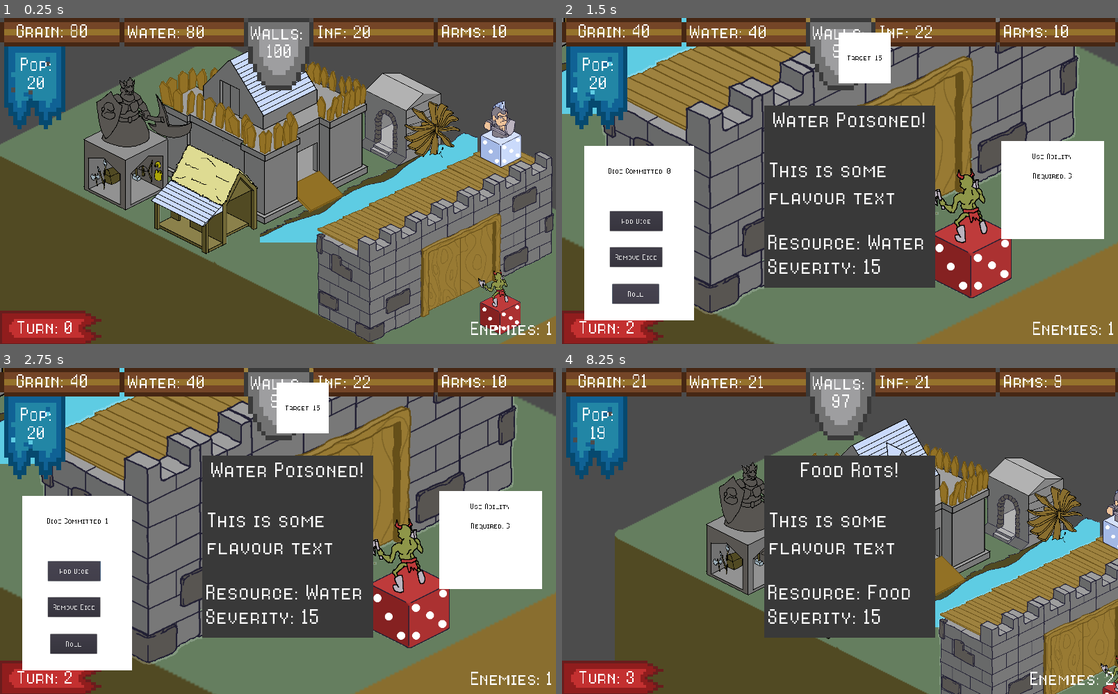
Above: before the commit, frames 1-4 (two rows, left to right).
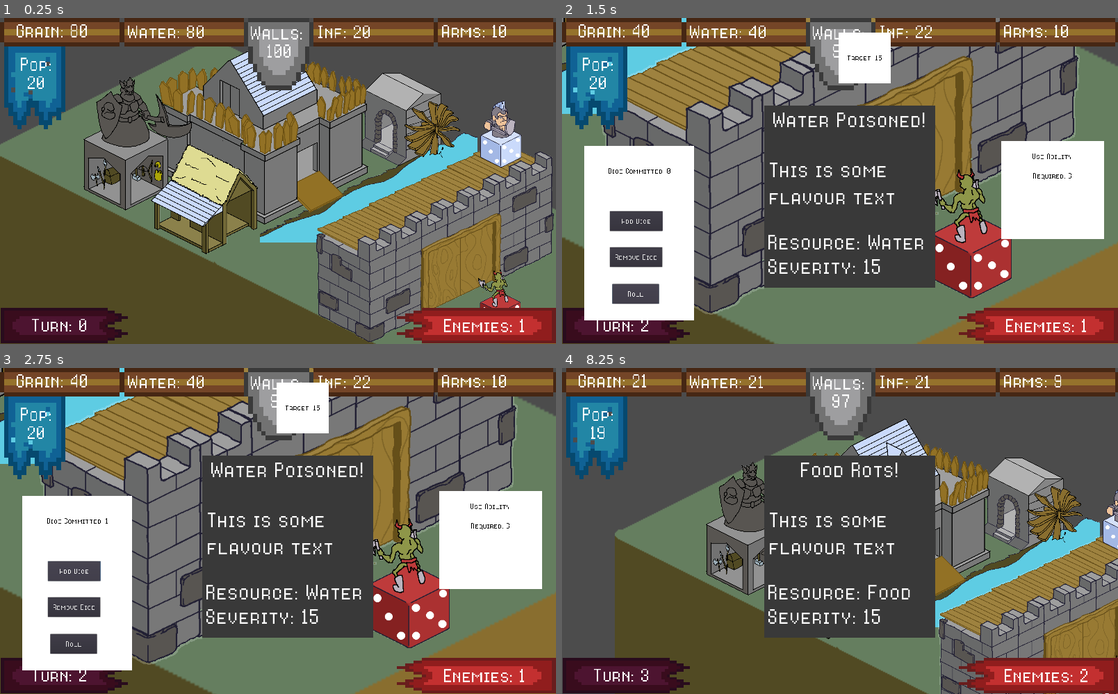
Above: after the commit, the same moments.

Repository: CapsCollective/rng-stronghold
Game: Godot game, scene res://scenes/main.tscn
The game is run twice, just before and just after one commit, with the same random seed, the same clock (stepped at 60 frames per second) and the same inputs.
Inputs (mouse positions are in pixels of both pictures, inside the frame that each line leads up to):
- Up to frame 1 (0.25 s): no input
- Up to frame 2 (1.5 s): tap Enter (ui_accept) at 0.5, 0.77 s; move the mouse to (1006, 174) at 0.52 s; press the mouse at (1006, 174) at 0.53 s; release the mouse at (1006, 174) at 1.25 s; click "Roll" at 1.25 s
- Up to frame 3 (2.75 s): click "Add Dice" at 2 s
- Up to frame 4 (8.25 s): click "Remove Dice" at 2.75 s; click "Roll" at 3.5 s; click "Add Dice" at 4.25 s; click "Remove Dice" at 5 s; click "Roll" at 5.75 s; click "Add Dice" at 6.5 s; click "Remove Dice" at 7.25 s; tap Enter (ui_accept) at 8 s; move the mouse to (840, 531) at 8.02 s; right-click (840, 531) at 8.1 s; click (840, 531) at 8.17 s

The runs differ from the first frame. In frame 1, 5.0% of the frame differs, in the area x 0-100%, y 88-100%; in frame 2, 4.5%; in frame 3, 4.5%; in frame 4, 5.1%.

Commit message:
Cleaned up UI further

Diff:
--- a/scenes/building_interface.tscn
+++ b/scenes/building_interface.tscn
@@ -140,4 +140,4 @@
 position = Vector2( 495.679, 554.158 )
 
 [node name="CollisionPolygon2D" type="CollisionPolygon2D" parent="DiceRoller/StaticBody2D"]
-polygon = PoolVector2Array( 131.343, -209.244, 117.158, 846.49, 1420.11, 848.516, 1428.21, -231.534, 1412, -233.56, 1395.79, 818.12, 137.422, 822.173, 153.633, -193.033, 1383.63, -201.139, 1379.58, -219.376 )
+polygon = PoolVector2Array( 131.343, -209.244, 117.158, 846.49, 1909.11, 849.883, 1899.43, 453.095, 1439.05, 450.33, 1441.81, -218.818, 1415.54, -220.2, 1404.48, 472.451, 1880.07, 471.068, 1885.61, 824.997, 137.422, 822.173, 153.633, -193.033, 1383.63, -201.139, 1379.58, -219.376 )
--- a/scenes/resource_bar.tscn
+++ b/scenes/resource_bar.tscn
@@ -23,25 +23,33 @@
 texture = ExtResource( 2 )
 
 [node name="Turn Banner" type="Sprite" parent="."]
-position = Vector2( 92.9961, 571.069 )
-scale = Vector2( 2.47745, 2.47745 )
+position = Vector2( 877.195, 566.26 )
+scale = Vector2( 3.86046, 2.47745 )
+texture = ExtResource( 3 )
+flip_h = true
+
+[node name="Turn Banner2" type="Sprite" parent="."]
+self_modulate = Color( 0.396078, 0.419608, 1, 1 )
+position = Vector2( 118.758, 566.26 )
+scale = Vector2( 3.08309, 2.47745 )
 texture = ExtResource( 3 )
 
 [node name="TurnLabel" type="Label" parent="."]
-margin_left = 30.0
-margin_top = 548.0
-margin_right = 238.0
-margin_bottom = 619.0
+margin_left = 35.0
+margin_top = 544.0
+margin_right = 274.0
+margin_bottom = 615.0
 rect_scale = Vector2( 0.617864, 0.617864 )
 custom_fonts/font = SubResource( 1 )
 text = "Turn: "
+align = 1
 __meta__ = {
 "_edit_use_anchors_": false
 }
 
 [node name="DiceLabel" type="Label" parent="."]
-anchor_left = 0.000149715
-anchor_top = 0.00785383
+anchor_left = 0.000149709
+anchor_top = 0.00785378
 anchor_right = 0.000149709
 anchor_bottom = 0.00785378
 margin_left = 27.8468
@@ -61,17 +69,17 @@
 
 [node name="EnemiesLabel" type="Label" parent="."]
 anchor_left = -0.000671566
-anchor_top = 0.00880784
+anchor_top = 0.026422
 anchor_right = -0.000671566
-anchor_bottom = 0.00880784
-margin_left = 823.687
-margin_top = 549.313
-margin_right = 1137.69
-margin_bottom = 621.313
+anchor_bottom = 0.026422
+margin_left = 791.687
+margin_top = 542.939
+margin_right = 1115.69
+margin_bottom = 614.939
 rect_scale = Vector2( 0.617864, 0.617864 )
 custom_fonts/font = SubResource( 1 )
 text = "Enemies: "
-align = 2
+align = 1
 __meta__ = {
 "_edit_use_anchors_": false
 }
